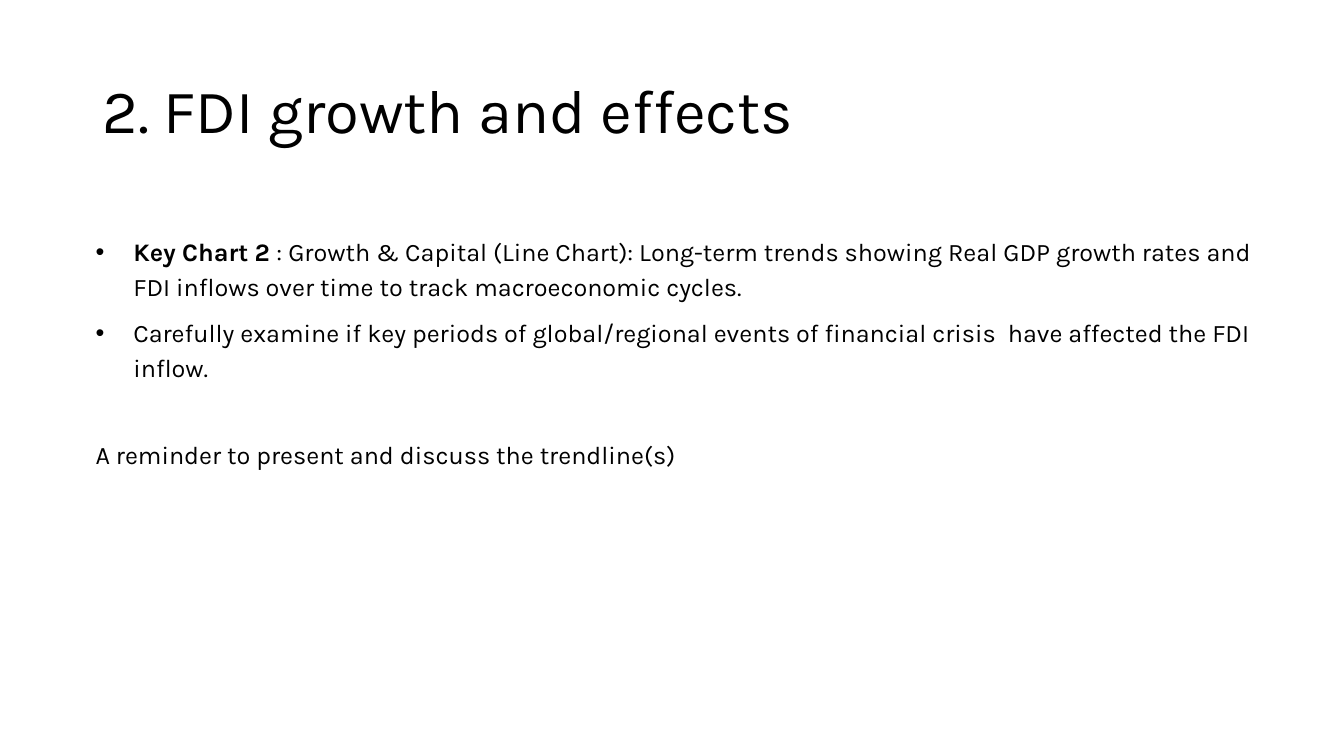
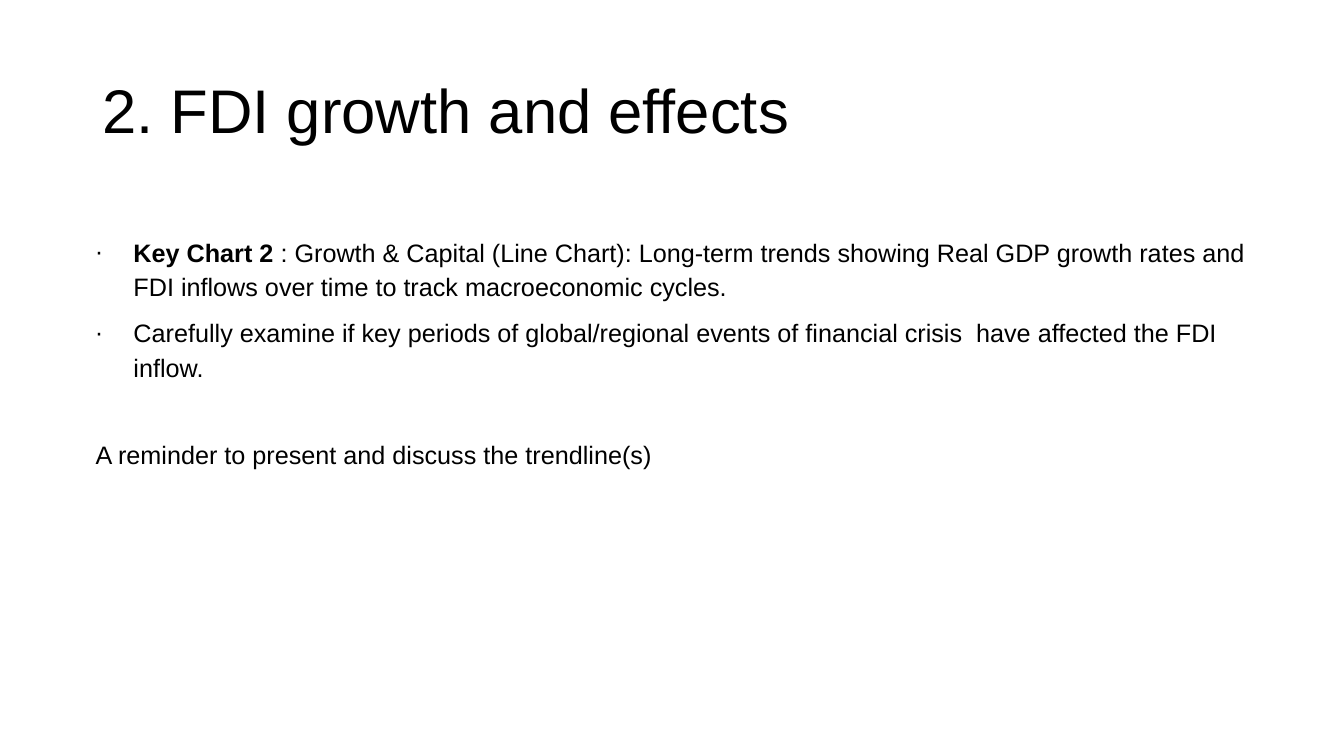
Before and after one commit to josephkohhh/SIM-UOW-Mods, a slide deck: slide 5 of ECON251/Assignment/presentation template.pptx. Drawn at 1344x756 pixels with LibreOffice and Linux fonts; fonts in the diff are those of the drawing. Boxes give left, top, right and bottom in pixels: in the first picture for what was removed or moved away, otherwise in the second. Text is boxed around its words. In the diff, an @@ line names an element or a change of style, - is before the commit and + after.

```diff
--- a/ECON251/Assignment/presentation template.pptx
+++ b/ECON251/Assignment/presentation template.pptx
@@ title "2. FDI growth and effects" at (102,88,789,145): font Karla to Arial @@
@@ text "Key Chart 2 : Growth ..." at (96,243,1244,470): font Karla to Arial; bullet • to ∙; less space between paragraphs; more space between paragraphs @@
```
Also in this commit, not shown: 10 other slides changed, 14 other files.
